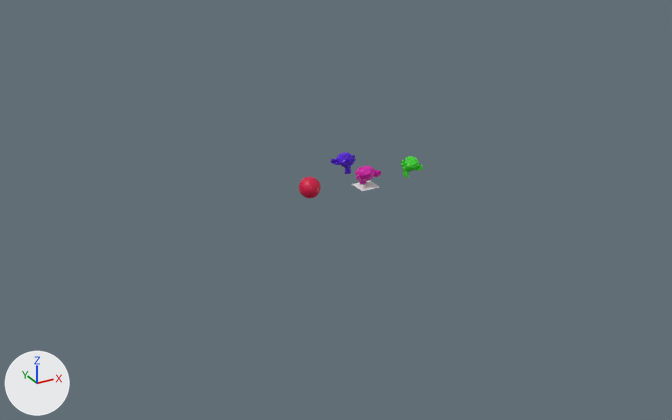
An edit to the COLLADA model data/orientation.dae, drawn before and after from the same camera.
Both versions are drawn from a 50 mm camera at (-42.1, -70.6, 32.5) aimed at (-2.8, 0.8, -3.2). The lights are fixed; the arrows at lower left show +X, +Y and +Z. Where no turn or scale is listed for an object, it has been applied to the vertices.

In view in the first picture: 'Plane', 'Sphere_ms', 'Suzanne', 'Suzanne_center', 'Suzanne_translated'.
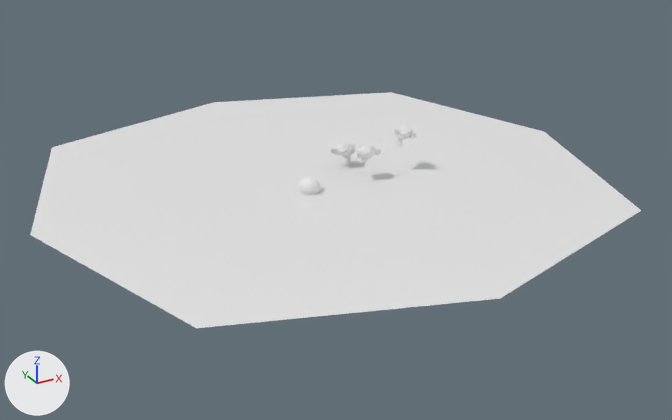
The change, as a list of edits to the scene's bpy script:
```text
Change me_suzanne:
    where me_suzanne.from_pydata(...)  # 505 vertices, 967 faces; spans x -1.37..1.37, y -0.85..0.85, z -0.98..0.98
    remove me_suzanne.materials.append(mat_material_003)  # purple #520dd1
Change me_suzanne_001:
    where me_suzanne_001.from_pydata(...)  # 505 vertices, 967 faces; spans x -1.37..1.37, y -0.85..0.85, z -0.98..0.98
    remove me_suzanne_001.materials.append(mat_material)  # pink #d10da6
Change me_suzanne_002:
    where me_suzanne_002.from_pydata(...)  # 505 vertices, 967 faces; spans x -0.85..0.85, y -1.37..1.37, z -0.98..0.98
    remove me_suzanne_002.materials.append(mat_material_001)  # green #37d128
Change me_sphere:
    where me_sphere.from_pydata(...)  # 482 vertices, 960 faces; spans x -1.0..1.0, y -1.0..1.0, z -1.0..1.0
    remove me_sphere.materials.append(mat_material_002)  # pink #d10041
Add me_plane_1:
    me_plane_1.from_pydata(...)  # 98 vertices, 192 faces; spans x -27.5..27.5, y -27.5..27.5, z 0.0..0.5
Remove ob_plane:
    ob_plane = bpy.data.objects.new('Plane', me_plane)
    ob_plane.location = (0.0, 0.0, -1.0)
Change ob_suzanne_translated:
    ob_suzanne_translated.location: (0.0, 4.0, 0.0) -> (0.0, 4.0, 1.07)
Change ob_suzanne_center:
    ob_suzanne_center.location: (0.0, 0.0, 0.0) -> (0.0, 0.0, 2.17)
Change ob_suzanne:
    ob_suzanne.location: (5.0, 0.0, 0.0) -> (4.45, 0.45, 3.2)
Add ob_box:
    ob_box = bpy.data.objects.new('box', me_plane_1)
    ob_box.location = (-2.97, 3.29, -0.83)
```

Pixel boxes [x1, y1, x2, y2] of what changed, in the pictures (672 x 420 px):
'box', added: after [30, 92, 641, 328]
'Suzanne_center', recoloured, moved: before [355, 166, 381, 184]; after [355, 144, 382, 163]
'Suzanne', recoloured, moved: before [401, 156, 423, 178]; after [394, 124, 416, 146]
'Suzanne_translated', recoloured, moved: before [331, 152, 356, 174]; after [331, 142, 355, 164]
'Sphere_ms', recoloured: [299, 177, 321, 198] in both
'Plane', deleted: before [352, 180, 379, 191]
